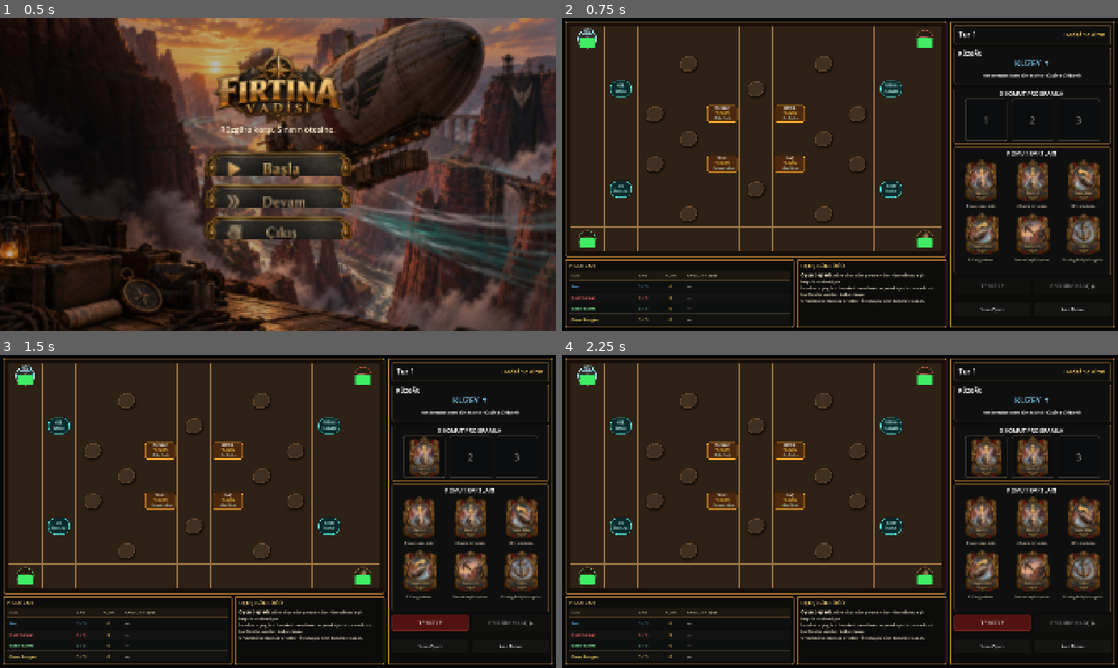
Above: before the commit, frames 1-4 (two rows, left to right).
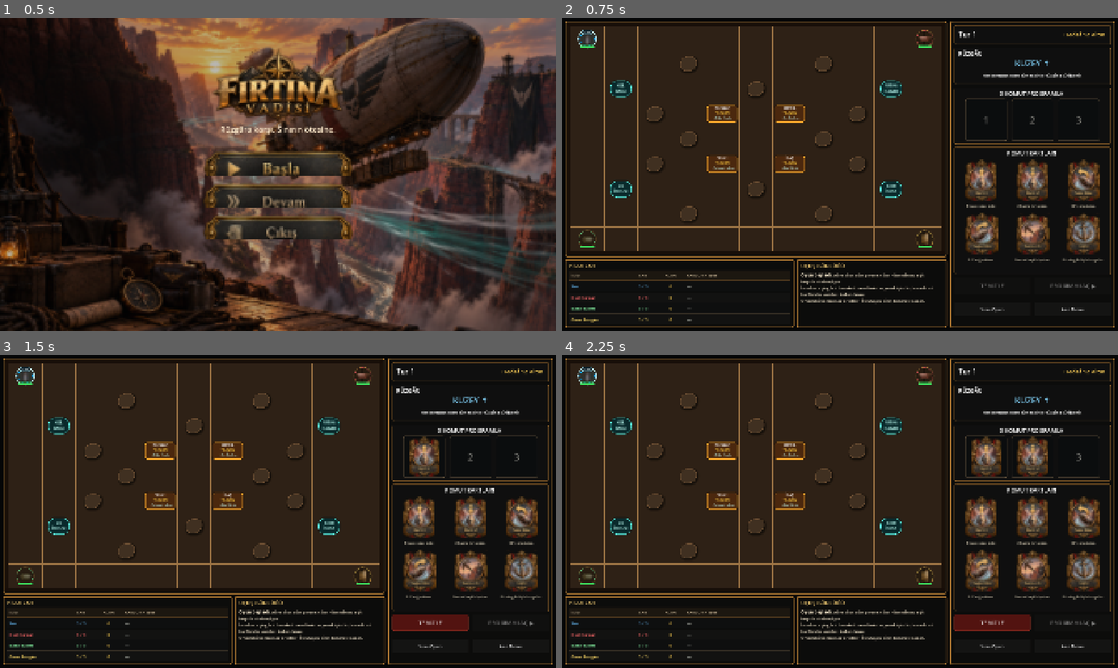
Above: after the commit, the same moments.

Repository: SerkanAydin06/Firtina-Vadisi
Game: Godot game, scene res://scenes/main.tscn
The game is run twice, just before and just after one commit, with the same random seed, the same clock (stepped at 60 frames per second) and the same inputs.
Inputs (mouse positions are in pixels of both pictures, inside the frame that each line leads up to):
- Up to frame 1 (0.5 s): no input
- Up to frame 2 (0.75 s): click (840, 161) at 0.5 s
- Up to frame 3 (1.5 s): click (417, 517) at 1.25 s
- Up to frame 4 (2.25 s): click (1034, 517) at 2 s

Frame 1 is identical in both runs. In frame 2, 0.4% of the frame differs, in the area x 2-67%, y 3-74%; in frame 3, 0.4%; in frame 4, 0.4%.

Commit message:
Fix airship scene visuals and health bar

Diff:
--- a/scenes/airship_token.tscn
+++ b/scenes/airship_token.tscn
@@ -65,6 +65,11 @@
 
 [sub_resource type="StyleBoxFlat" id="HPBack"]
 bg_color = Color(0.06, 0.06, 0.06, 0.94)
+border_width_left = 1
+border_width_top = 1
+border_width_right = 1
+border_width_bottom = 1
+border_color = Color(0.02, 0.02, 0.02, 1)
 corner_radius_top_left = 3
 corner_radius_top_right = 3
 corner_radius_bottom_right = 3
@@ -72,17 +77,17 @@
 
 [sub_resource type="StyleBoxFlat" id="HPFill"]
 bg_color = Color(0.25, 0.95, 0.40, 0.98)
-corner_radius_top_left = 3
-corner_radius_top_right = 3
-corner_radius_bottom_right = 3
-corner_radius_bottom_left = 3
+corner_radius_top_left = 2
+corner_radius_top_right = 2
+corner_radius_bottom_right = 2
+corner_radius_bottom_left = 2
 
 [node name="AirshipToken" type="Control"]
 custom_minimum_size = Vector2(72, 72)
 layout_mode = 3
 anchors_preset = 0
 mouse_filter = 2
-clip_contents = true
+clip_contents = false
 script = ExtResource("1_script")
 player_id = 1
 facing = 2
@@ -93,10 +98,10 @@
 [node name="OpponentRing" type="Panel" parent="."]
 layout_mode = 1
 anchors_preset = 15
-anchor_left = 0.08
-anchor_top = 0.08
-anchor_right = 0.92
-anchor_bottom = 0.92
+anchor_left = 0.09
+anchor_top = 0.09
+anchor_right = 0.91
+anchor_bottom = 0.91
 grow_horizontal = 2
 grow_vertical = 2
 mouse_filter = 2
@@ -105,10 +110,10 @@
 [node name="HumanHalo" type="Panel" parent="."]
 layout_mode = 1
 anchors_preset = 15
-anchor_left = 0.03
-anchor_top = 0.03
-anchor_right = 0.97
-anchor_bottom = 0.97
+anchor_left = 0.04
+anchor_top = 0.04
+anchor_right = 0.96
+anchor_bottom = 0.96
 grow_horizontal = 2
 grow_vertical = 2
 mouse_filter = 2
@@ -117,10 +122,10 @@
 [node name="HumanInner" type="Panel" parent="."]
 layout_mode = 1
 anchors_preset = 15
-anchor_left = 0.13
-anchor_top = 0.13
-anchor_right = 0.87
-anchor_bottom = 0.87
+anchor_left = 0.14
+anchor_top = 0.14
+anchor_right = 0.86
+anchor_bottom = 0.86
 grow_horizontal = 2
 grow_vertical = 2
 mouse_filter = 2
@@ -138,10 +143,10 @@
 [node name="ShipSprite" type="TextureRect" parent="SpriteHolder"]
 layout_mode = 1
 anchors_preset = 15
-anchor_left = 0.15
-anchor_top = 0.15
-anchor_right = 0.85
-anchor_bottom = 0.85
+anchor_left = 0.16
+anchor_top = 0.16
+anchor_right = 0.84
+anchor_bottom = 0.78
 grow_horizontal = 2
 grow_vertical = 2
 texture = ExtResource("2_blue")
@@ -152,10 +157,10 @@
 [node name="HumanBadge" type="Panel" parent="."]
 layout_mode = 1
 anchors_preset = 10
-anchor_left = 0.23
-anchor_right = 0.77
-offset_top = 2.0
-offset_bottom = 20.0
+anchor_left = 0.25
+anchor_right = 0.75
+offset_top = 4.0
+offset_bottom = 21.0
 grow_horizontal = 2
 mouse_filter = 2
 theme_override_styles/panel = SubResource("BadgeStyle")
@@ -168,7 +173,7 @@
 grow_horizontal = 2
 grow_vertical = 2
 theme_override_colors/font_color = Color(0.95, 1, 1, 1)
-theme_override_font_sizes/font_size = 11
+theme_override_font_sizes/font_size = 10
 text = "SEN"
 horizontal_alignment = 1
 vertical_alignment = 1
@@ -178,10 +183,10 @@
 visible = false
 layout_mode = 1
 anchors_preset = 0
-anchor_left = 0.68
-anchor_top = 0.61
+anchor_left = 0.69
+anchor_top = 0.58
 anchor_right = 0.88
-anchor_bottom = 0.81
+anchor_bottom = 0.77
 mouse_filter = 2
 theme_override_styles/panel = SubResource("CargoStyle")
 
@@ -193,27 +198,38 @@
 grow_horizontal = 2
 grow_vertical = 2
 theme_override_colors/font_color = Color(0.18, 0.10, 0.03, 1)
-theme_override_font_sizes/font_size = 10
+theme_override_font_sizes/font_size = 9
 text = "K"
 horizontal_alignment = 1
 vertical_alignment = 1
 mouse_filter = 2
 
-[node name="HPBar" type="ProgressBar" parent="."]
-layout_mode = 1
-anchors_preset = 12
-anchor_left = 0.14
-anchor_top = 0.84
-anchor_right = 0.86
-anchor_bottom = 0.84
-offset_bottom = 7.0
-grow_horizontal = 2
-grow_vertical = 0
-min_value = 0.0
-max_value = 3.0
-step = 1.0
-value = 3.0
-show_percentage = false
-theme_override_styles/background = SubResource("HPBack")
-theme_override_styles/fill = SubResource("HPFill")
-mouse_filter = 2
+[node name="HPBar" type="Control" parent="."]
+layout_mode = 1
+anchors_preset = 0
+anchor_left = 0.16
+anchor_top = 0.82
+anchor_right = 0.84
+anchor_bottom = 0.82
+offset_bottom = 8.0
+mouse_filter = 2
+
+[node name="Background" type="Panel" parent="HPBar"]
+layout_mode = 1
+anchors_preset = 15
+anchor_right = 1.0
+anchor_bottom = 1.0
+grow_horizontal = 2
+grow_vertical = 2
+mouse_filter = 2
+theme_override_styles/panel = SubResource("HPBack")
+
+[node name="Fill" type="Panel" parent="HPBar"]
+layout_mode = 1
+anchors_preset = 15
+anchor_right = 1.0
+anchor_bottom = 1.0
+grow_horizontal = 2
+grow_vertical = 2
+mouse_filter = 2
+theme_override_styles/panel = SubResource("HPFill")
